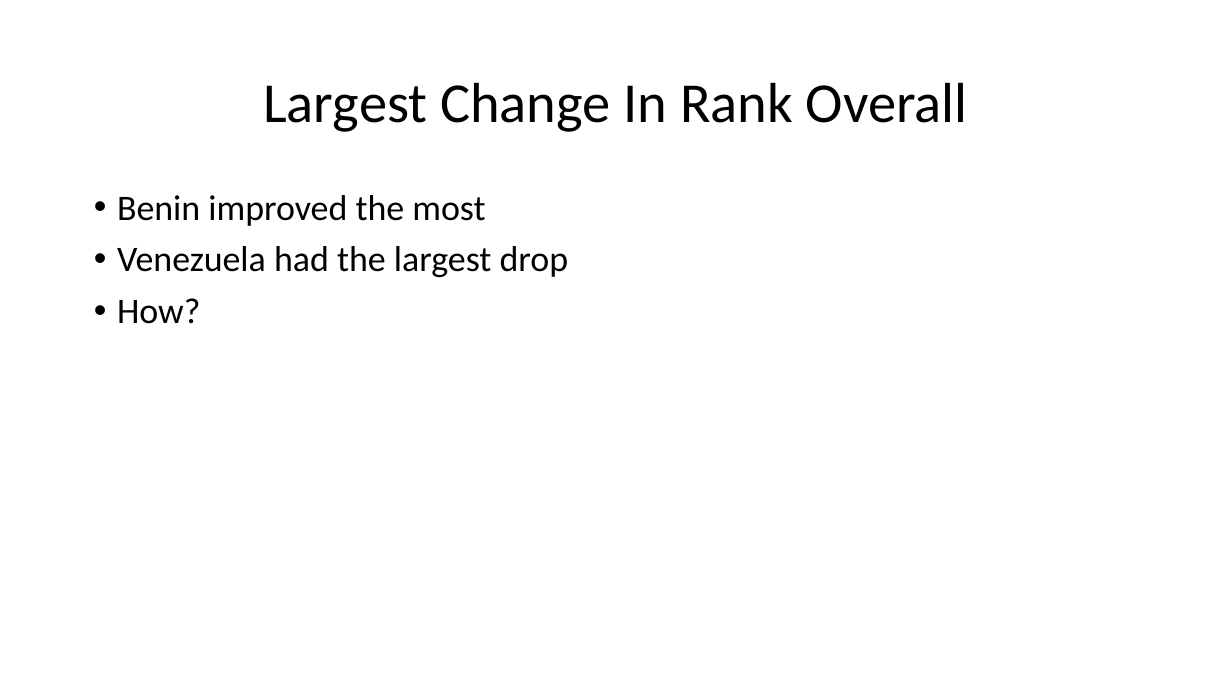
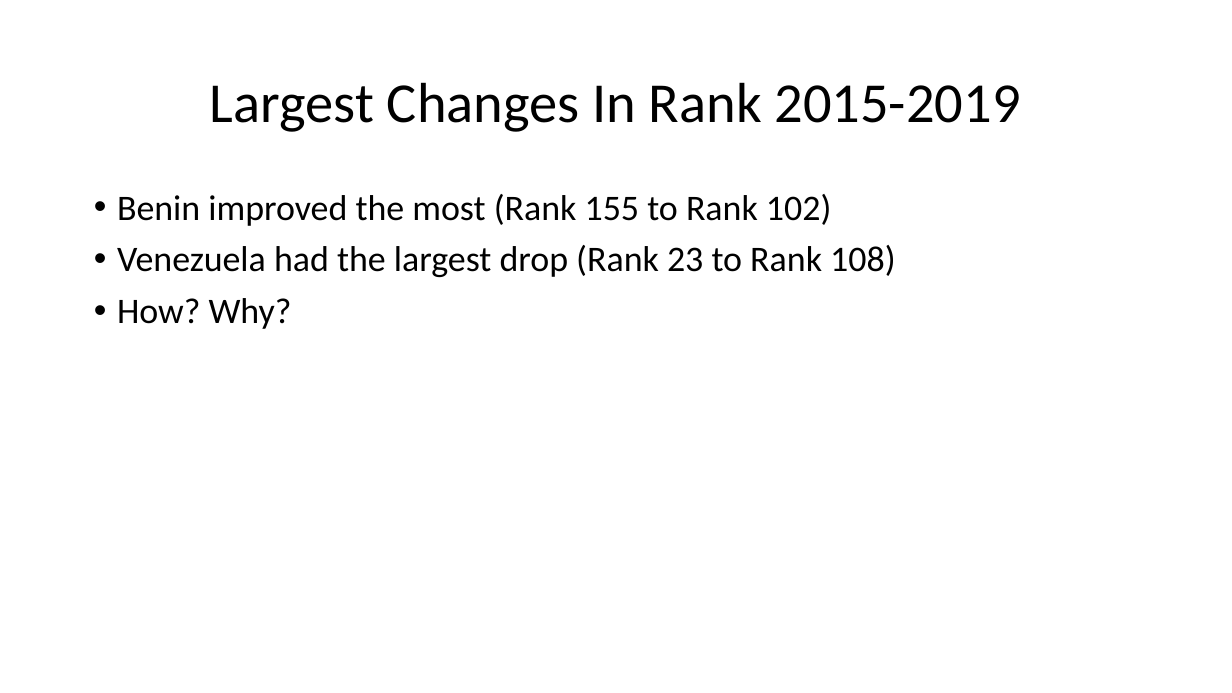
Before and after one commit to Chrybear/Factors-Of-Happiness-In-The-World, a slide deck: slide 13 of CSC 583 Project - Barrett & Bruggemann.pptx. Drawn at 1232x693 pixels with LibreOffice and Linux fonts; fonts in the diff are those of the drawing. Boxes give left, top, right and bottom in pixels: in the first picture for what was removed or moved away, otherwise in the second. Text is boxed around its words. In the diff, an @@ line names an element or a change of style, - is before the commit and + after.

```diff
--- a/CSC 583 Project - Barrett & Bruggemann.pptx
+++ b/CSC 583 Project - Barrett & Bruggemann.pptx
@@ title at box(210, 82, 1021, 132): text changed @@
-Largest Change In Rank Overall
+Largest Changes In Rank 2015-2019
@@ text at box(117, 194, 895, 329): text changed @@
-• Benin improved the most
-• Venezuela had the largest drop
-• How?
+• Benin improved the most (Rank 155 to Rank 102)
+• Venezuela had the largest drop (Rank 23 to Rank 108)
+• How? Why?
```
Also in this commit, not shown: 4 other slides changed, 5 other files.
